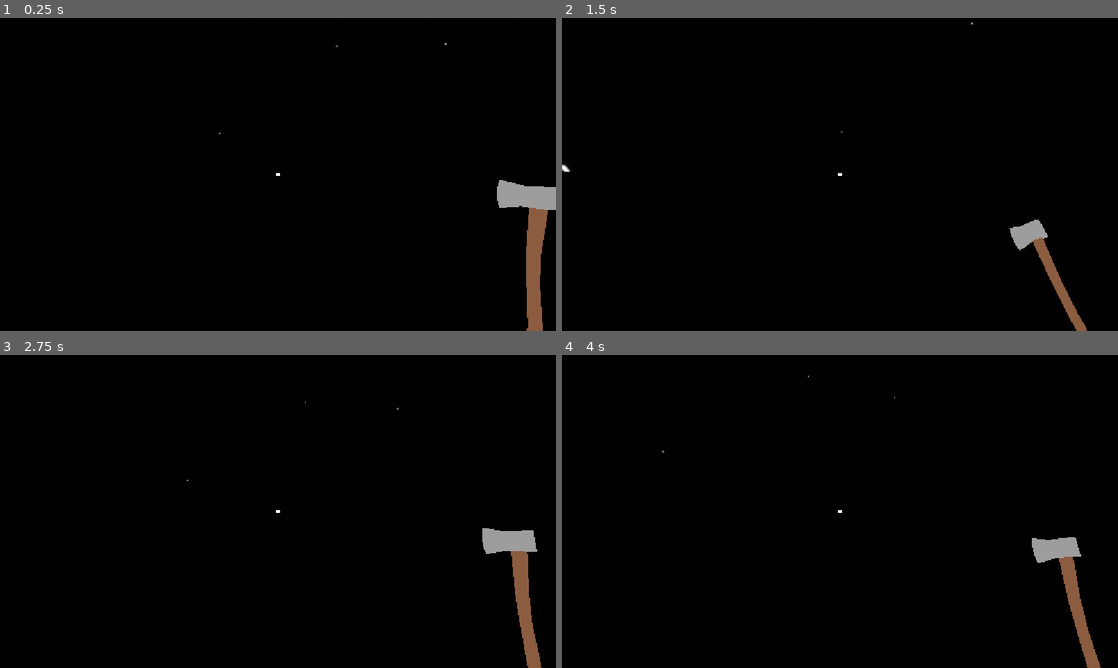
Above: before the commit, frames 1-4 (two rows, left to right).
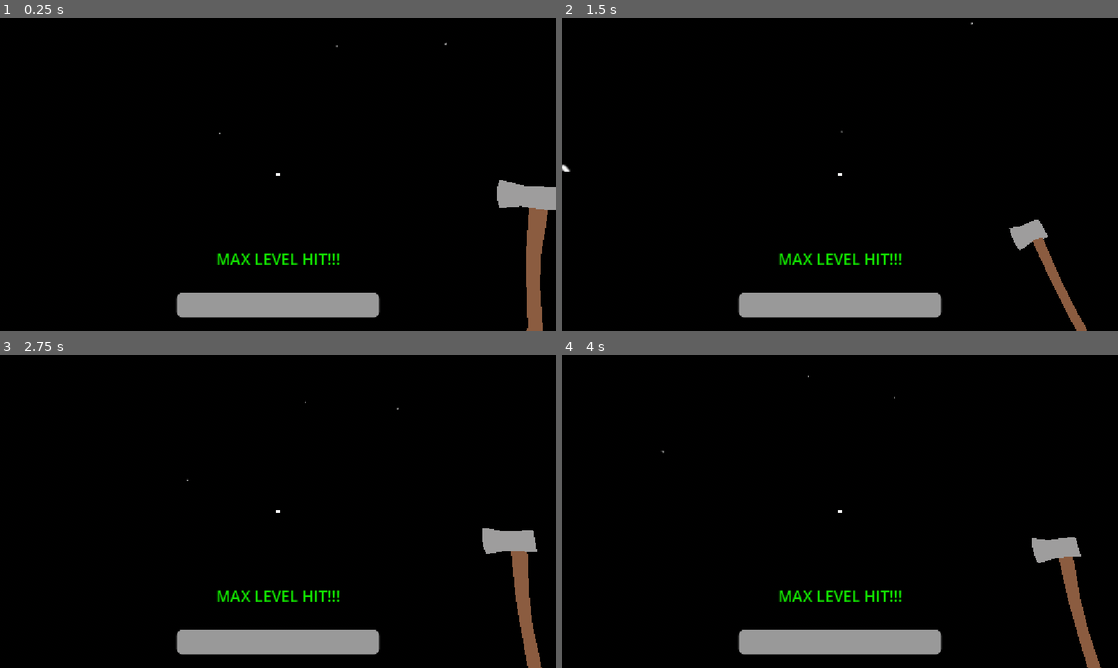
Above: after the commit, the same moments.

Repository: rayanplaygames9/save-the-space
Game: Godot game, scene res://scenes/space/space.tscn
Two runs of this game, one before a commit and one after it. Both use one fixed random seed, a clock stepped at 60 frames per second and the inputs below.
Inputs (mouse positions are in pixels of both pictures, inside the frame that each line leads up to):
- Up to frame 1 (0.25 s): no input
- Up to frame 2 (1.5 s): tap Enter at 0.5 s; move the mouse to (867, 174) at 0.52 s; press the mouse at (867, 174) at 0.53 s; hold W (forward) from 0.53 s (still down); tap Space (jump) at 0.77 s; move the mouse to (812, 174) at 1.27 s; release the mouse at (812, 174) at 1.28 s; click (812, 174) at 1.35 s
- Up to frame 3 (2.75 s): keep holding W (forward); tap Space (jump) at 1.52, 2 s; move the mouse to (289, 505) at 2.02 s; press the mouse at (289, 505) at 2.03 s
- Up to frame 4 (4 s): keep holding W (forward); move the mouse to (834, 517) at 2.77 s; release the mouse at (834, 517) at 2.78 s; click (834, 517) at 2.85 s; tap Space (jump) at 3.02, 3.77 s; tap Enter at 3.5 s; move the mouse to (878, 514) at 3.52 s; press the mouse at (878, 514) at 3.53 s

The runs differ from the first frame. In frame 1, 3.3% of the frame differs, in the area x 31-69%, y 75-96%; in frame 2, 3.3%; in frame 3, 3.3%; in frame 4, 3.3%.

Commit message:
add stats with ui

Diff:
--- a/scenes/player/player.gd
+++ b/scenes/player/player.gd
@@ -17,6 +17,7 @@
 @onready var head: Node3D = $Head
 @onready var weapon_raycast: RayCast3D = $Head/Camera3D/WeaponRaycast
 @onready var anim_player: AnimationPlayer = $AnimationPlayer
+@onready var levelbar: ProgressBar = %Levelbar
 
 var hover_time := 0.0
 var attack_damage := 10.0
@@ -84,5 +85,6 @@
 
 	if broke_rock:
 		stats.level += 1.0
+		levelbar.value = stats.level
 		broke_rock = false
 		print("level up! %s" % stats.level)
--- a/scenes/player/player.tscn
+++ b/scenes/player/player.tscn
@@ -124,6 +124,19 @@
 corner_radius_bottom_right = 20
 corner_radius_bottom_left = 20
 
+[sub_resource type="StyleBoxFlat" id="StyleBoxFlat_k1nkd"]
+corner_radius_top_left = 12
+corner_radius_top_right = 12
+corner_radius_bottom_right = 12
+corner_radius_bottom_left = 12
+
+[sub_resource type="StyleBoxFlat" id="StyleBoxFlat_hk6ki"]
+bg_color = Color(0.069424175, 0.8964811, 7.70092e-06, 1)
+corner_radius_top_left = 12
+corner_radius_top_right = 12
+corner_radius_bottom_right = 12
+corner_radius_bottom_left = 12
+
 [node name="Player" type="CharacterBody3D" unique_id=645777256]
 collision_layer = 2
 collision_mask = 13
@@ -234,3 +247,39 @@
 scale = Vector2(3.9999993, 5.6363664)
 texture_normal = ExtResource("6_0owmy")
 action = "down_crouch"
+
+[node name="Levelbar" type="ProgressBar" parent="UI" unique_id=1757210696]
+unique_name_in_owner = true
+anchors_preset = 7
+anchor_left = 0.5
+anchor_top = 1.0
+anchor_right = 0.5
+anchor_bottom = 1.0
+offset_left = -210.0
+offset_top = -79.0
+offset_right = 210.0
+offset_bottom = -28.0
+grow_horizontal = 2
+grow_vertical = 0
+theme_override_styles/background = SubResource("StyleBoxFlat_k1nkd")
+theme_override_styles/fill = SubResource("StyleBoxFlat_hk6ki")
+max_value = 10.0
+show_percentage = false
+
+[node name="MAXLEVELHITLabel" type="Label" parent="UI" unique_id=474106427]
+anchors_preset = 7
+anchor_left = 0.5
+anchor_top = 1.0
+anchor_right = 0.5
+anchor_bottom = 1.0
+offset_left = -128.5
+offset_top = -172.0
+offset_right = 128.5
+offset_bottom = -127.0
+grow_horizontal = 2
+grow_vertical = 0
+theme_override_colors/font_color = Color(0.069424175, 0.8964811, 7.70092e-06, 1)
+theme_override_font_sizes/font_size = 32
+text = "MAX LEVEL HIT!!!"
+horizontal_alignment = 1
+vertical_alignment = 1
--- a/scripts/stats.gd
+++ b/scripts/stats.gd
@@ -1,4 +1,7 @@
 extends Resource
 class_name Stats
 
-@export var level: float = 0.0
+@export var MAX_LEVEL: float = 10.0
+@export var level: float = 0.0:
+	set(value):
+		level = clamp(value, 0.0, MAX_LEVEL)
